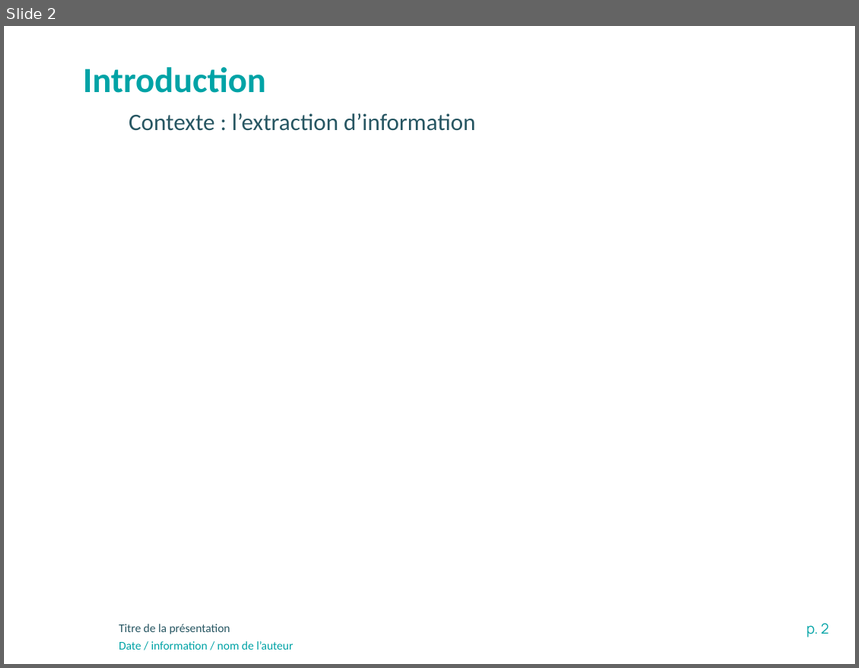
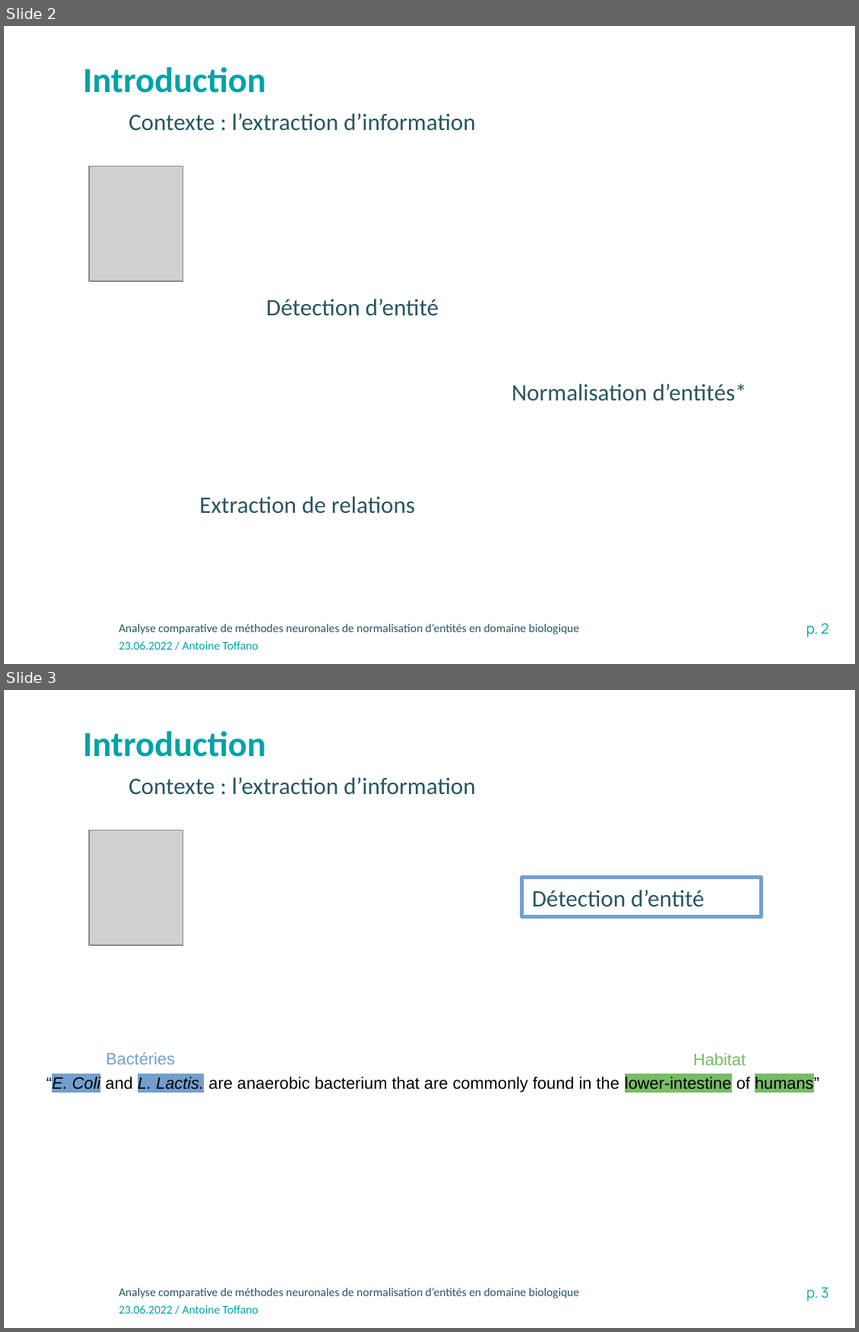
Before and after one commit to atoffano/entity-norm, a slide deck: Presentation-INRAE-format classique.pptx. Shown one above the other, each under a label of ours: slide 2 before the commit, slides 2 and 3 after it. The pictures are 859x668 and 859x1332 pixels, drawn with LibreOffice and Linux fonts; fonts in the diff are those of the drawing; grey boxes stand for pictures; background and template pictures are left out. Boxes give left, top, right and bottom in pixels: in the first picture for what was removed or moved away, otherwise in the second. Text is boxed around its words. In the diff, an @@ line names an element or a change of style, - is before the commit and + after.

```diff
--- a/Presentation-INRAE-format classique.pptx
+++ b/Presentation-INRAE-format classique.pptx
@@ slide 3 added at (4,690,855,1328), background #FFFFFF; not listed: 3 template elements that a slide beside it also shows @@
@@ text added at (83,731,266,757), 30 pt, text #00A3A6, bold @@
+Introduction
@@ text added at (129,777,475,795), 20 pt, text #275662 @@
+Contexte : l’extraction d’information
@@ picture added at (89,831,183,945) @@
@@ rectangle added at (522,877,762,916), outline #729FCF 3 pt, 20 pt, text #275662 @@
+Détection d’entité
@@ text added at (106,1053,175,1065), 14 pt, text #729FCF @@
+Bactéries
@@ text added at (693,1053,746,1065), 14 pt, text #77BC65 @@
+Habitat
@@ text added at (47,1075,819,1092), 14 pt, text #000000 @@
+“E. Coli and L. Lactis. are anaerobic bacterium that are commonly found in the lower-intestine of humans”
@@ slide 2 changed as well @@
@@ picture added at (89,167,183,281) @@
@@ text added at (266,299,439,316), 20 pt, text #275662 @@
+Détection d’entité
@@ text added at (512,384,747,401), 20 pt, text #275662 @@
+Normalisation d’entités*
@@ text added at (199,496,415,514), 20 pt, text #275662 @@
+Extraction de relations
@@ text at (119,624,579,635): text changed @@
-Titre de la présentation
+Analyse comparative de méthodes neuronales de normalisation d’entités en domaine biologique
@@ text at (119,642,259,650): text changed @@
-Date / information / nom de l’auteur
+23.06.2022 / Antoine Toffano
```
Also in this commit, not shown: 1 other slide changed, 15 other slides added, 19 other files.
